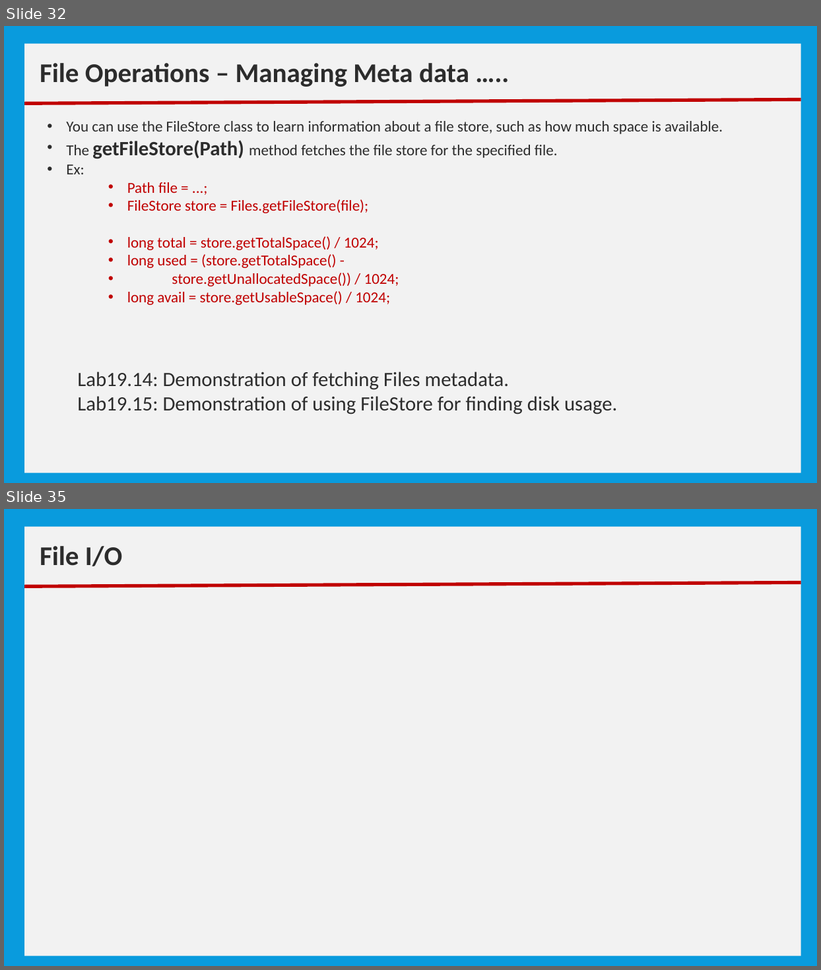
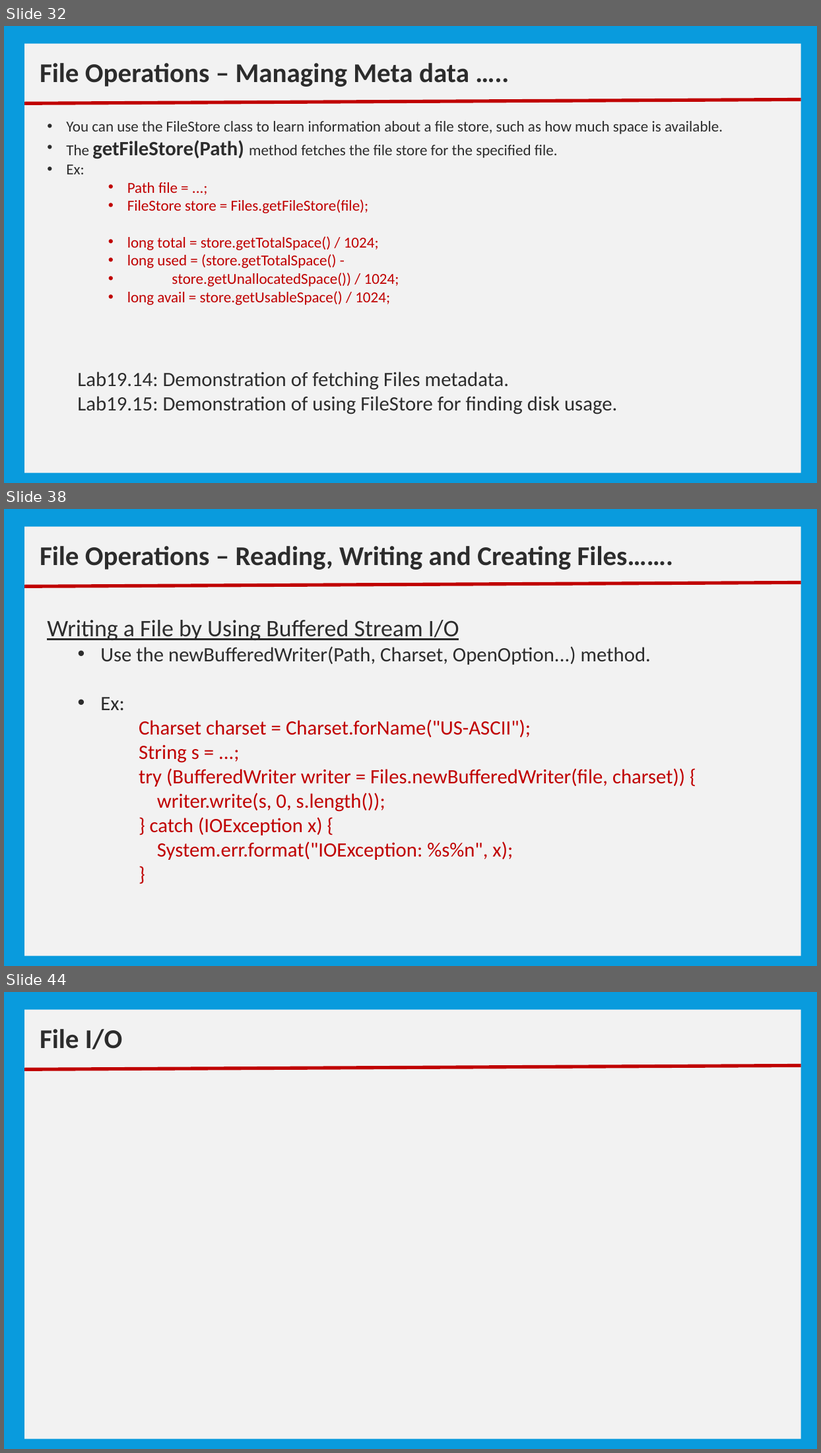
Before and after one commit to nmsgit1234/TechnicalDocs, a slide deck: training/core_java/10_Basic IO.pptx. Shown one above the other, each under a label of ours: slides 32 and 35 before the commit, slides 32, 38 and 44 after it; the slides between them are not shown. The pictures are 821x970 and 821x1453 pixels, drawn with LibreOffice and Linux fonts; fonts in the diff are those of the drawing. Boxes give left, top, right and bottom in pixels: in the first picture for what was removed or moved away, otherwise in the second. Text is boxed around its words. In the diff, an @@ line names an element or a change of style, - is before the commit and + after.

```diff
--- a/training/core_java/10_Basic IO.pptx
+++ b/training/core_java/10_Basic IO.pptx
@@ slide 38 added at [4,509,817,966], background #099BDD @@
@@ rectangle added at [24,527,801,956], fill #F2F2F2 @@
@@ text added at [40,546,673,570], 32 pt, text #2C2C2C, bold @@
+File Operations – Reading, Writing and Creating Files…….
@@ line added from (24, 586) to (801, 583), #C00000 4 pt @@
@@ text added at [47,620,685,860], 24 pt, text #C00000 @@
+Writing a File by Using Buffered Stream I/O
+  • Use the newBufferedWriter(Path, Charset, OpenOption...) method.
+  • Ex:
+      Charset charset = Charset.forName("US-ASCII");
+      String s = ...;
+      try (BufferedWriter writer = Files.newBufferedWriter(file, charset)) {
+      writer.write(s, 0, s.length());
+      } catch (IOException x) {
+      System.err.format("IOException: %s%n", x);
+      }
@@ what was slide 35 is now slide 44 @@
```
Also in this commit, not shown: 1 slide changed, 9 other slides added, 1 slide removed, 1 other file.
